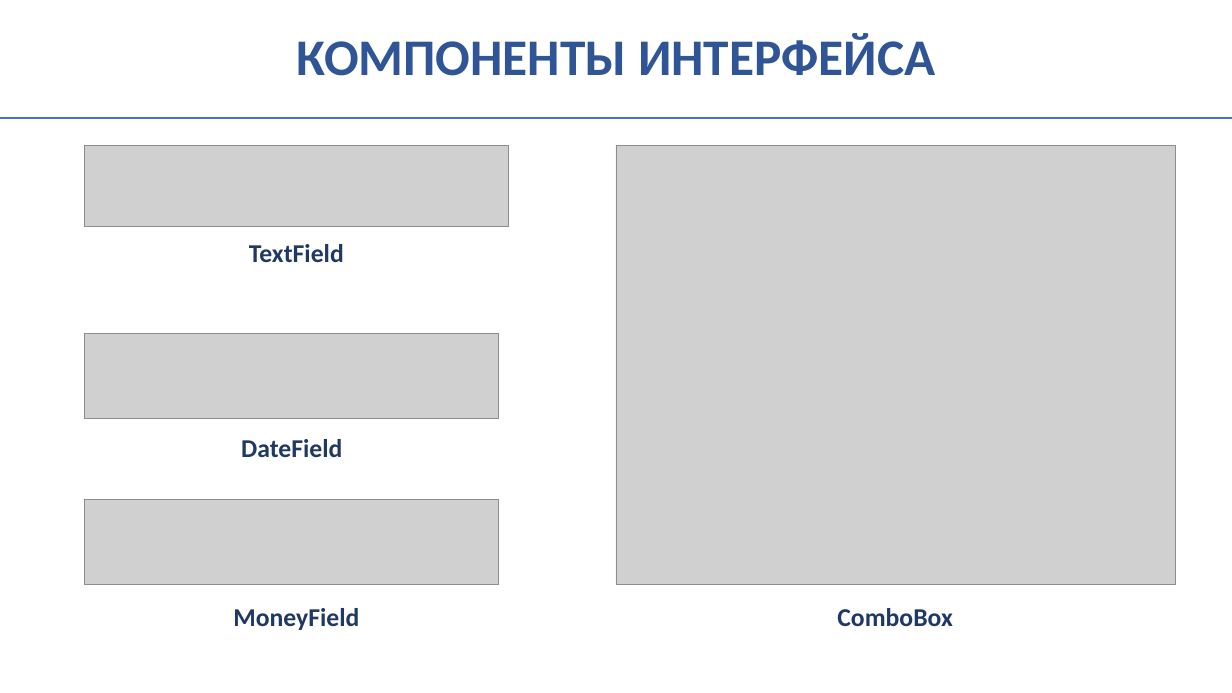
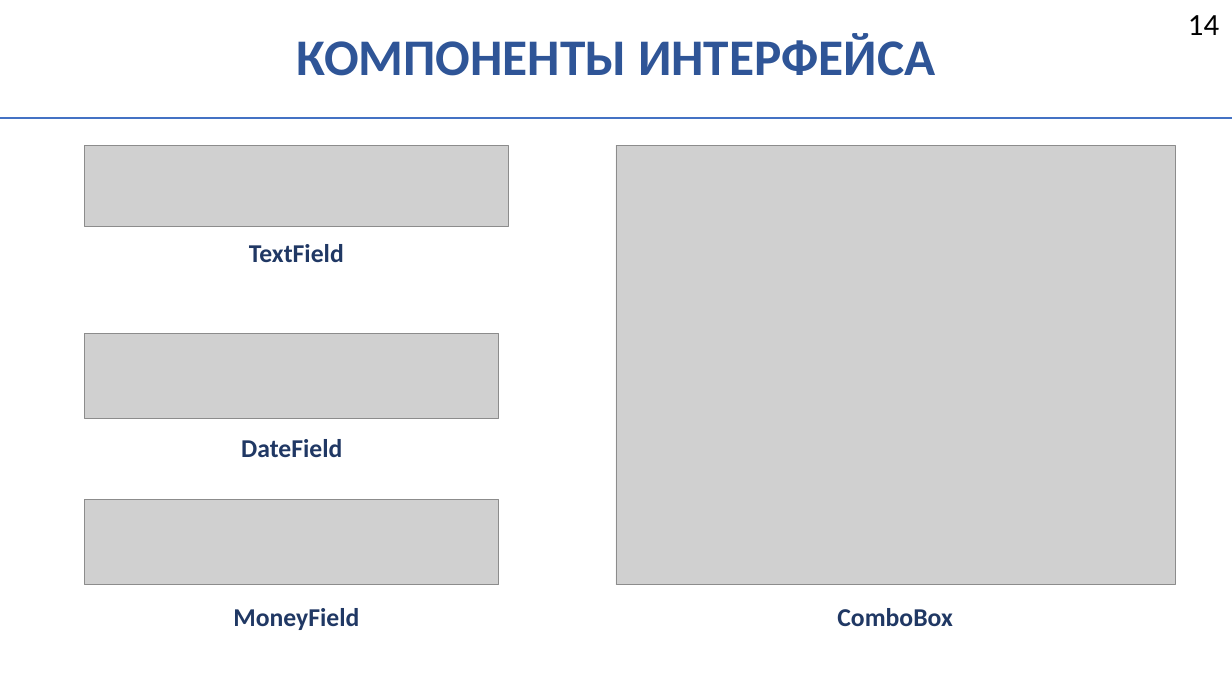
Before and after one commit to LeOneMoe/auto-credit, a slide deck: slide 15 of docs/Presentation.pptx (slide 14 before the commit). Drawn at 1232x693 pixels with LibreOffice and Linux fonts; fonts in the diff are those of the drawing; grey boxes stand for pictures. Boxes give left, top, right and bottom in pixels: in the first picture for what was removed or moved away, otherwise in the second. Text is boxed around its words. In the diff, an @@ line names an element or a change of style, - is before the commit and + after.

```diff
--- a/docs/Presentation.pptx
+++ b/docs/Presentation.pptx
@@ text added at bbox=[1188, 15, 1219, 35], 24 pt, text #000000 @@
+14
```
Also in this commit, not shown: 15 other slides changed, 2 slides added, 1 slide removed, 1 other file.
